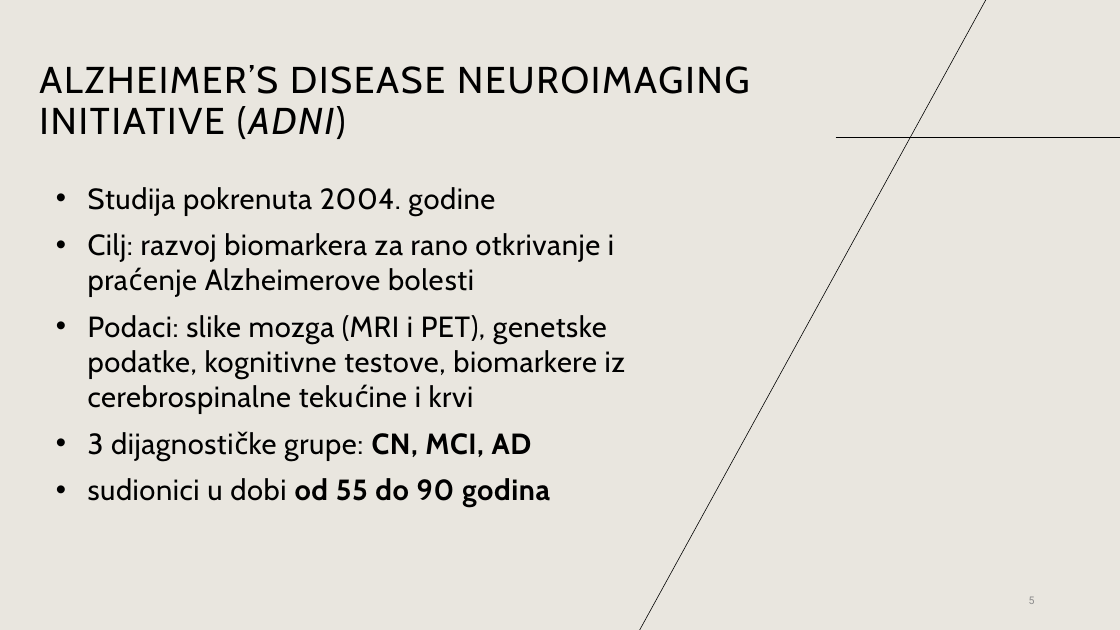
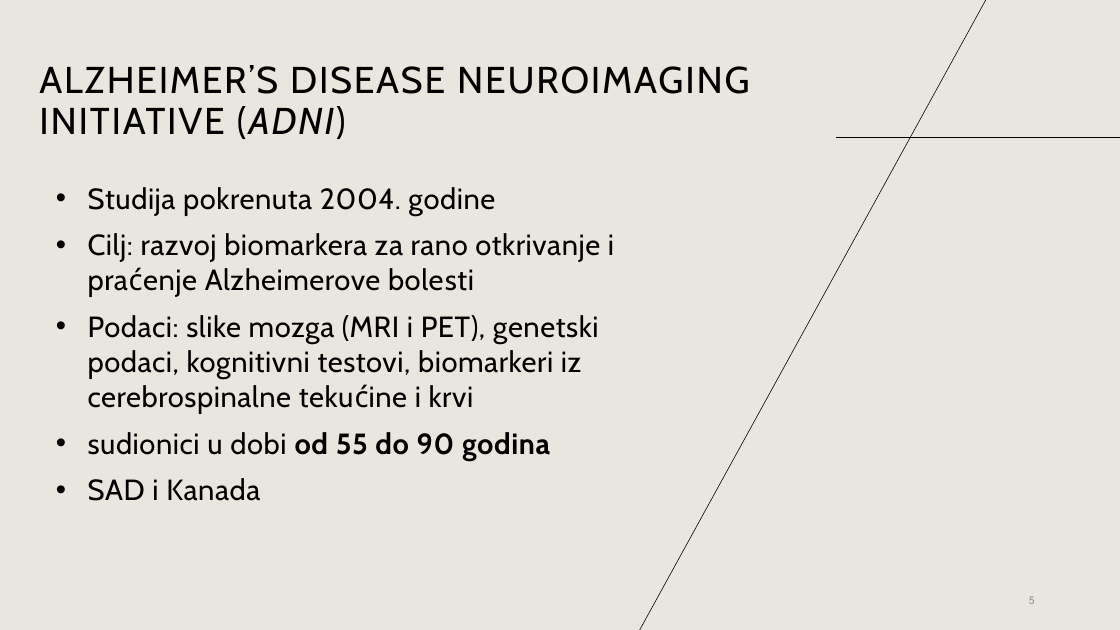
Before and after one commit to bpetra1/ML-Alzheimer-BrainMRI-Classification, a slide deck: slide 5 of prezentacija/ML_Alzheimer.pptx. Drawn at 1120x630 pixels with LibreOffice and Linux fonts; fonts in the diff are those of the drawing. Boxes give left, top, right and bottom in pixels: in the first picture for what was removed or moved away, otherwise in the second. Text is boxed around its words. In the diff, an @@ line names an element or a change of style, - is before the commit and + after.

```diff
--- a/prezentacija/ML_Alzheimer.pptx
+++ b/prezentacija/ML_Alzheimer.pptx
@@ text at (88,315,599,413): text changed @@
-• Podaci: slike mozga (MRI i PET), genetske podatke, kognitivne testove, biomarkere iz cerebrospinalne tekućine i krvi
-• 3 dijagnostičke grupe: CN, MCI, AD
+• Podaci: slike mozga (MRI i PET), genetski podaci, kognitivni testovi, biomarkeri iz cerebrospinalne tekućine i krvi
@@ text at (88,478,260,501): paragraph added @@
+• SAD i Kanada
```
Also in this commit, not shown: 1 other slide changed, 4 slides added, 2 slides removed.
